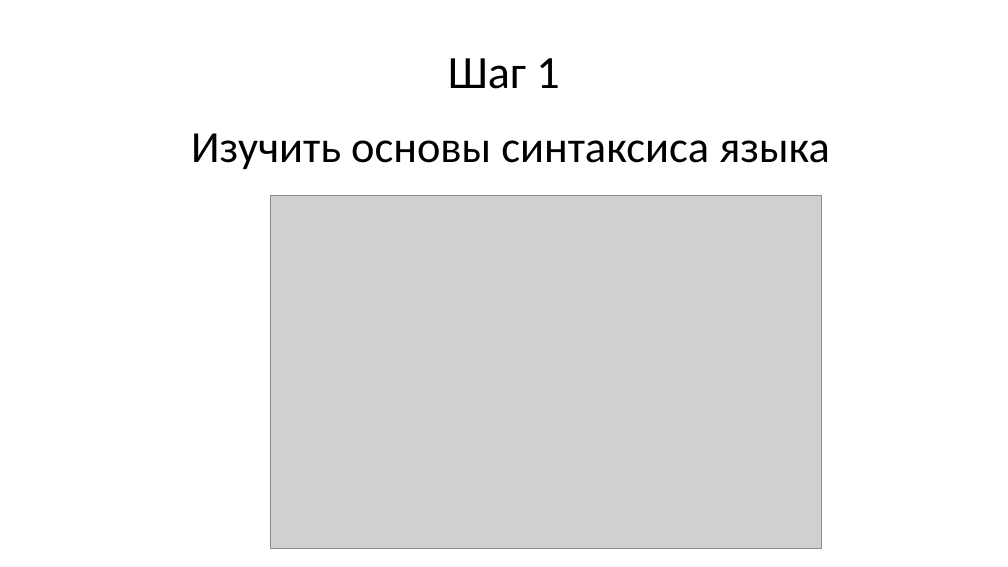
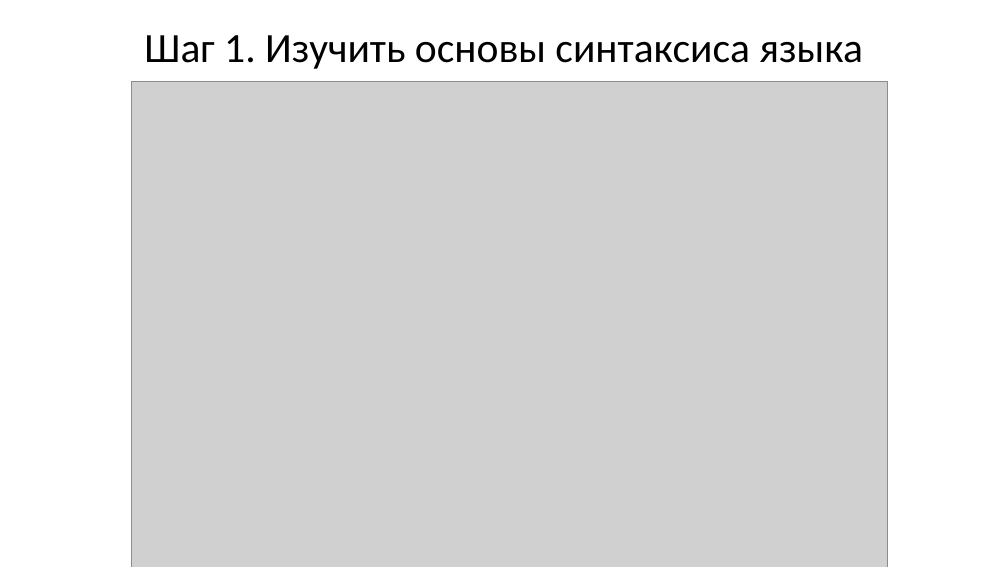
Before and after one commit to maxchv/LearnPython, a slide deck: slide 16 of webminar.pptx (slide 23 before the commit). Drawn at 1008x567 pixels with LibreOffice and Linux fonts; fonts in the diff are those of the drawing; grey boxes stand for pictures. Boxes give left, top, right and bottom in pixels: in the first picture for what was removed or moved away, otherwise in the second. Text is boxed around its words. In the diff, an @@ line names an element or a change of style, - is before the commit and + after.

```diff
--- a/webminar.pptx
+++ b/webminar.pptx
@@ title at (144,35,863,69): text changed; size 44 to 39.6 pt @@
-Шаг 1
+Шаг 1. Изучить основы синтаксиса языка
@@ picture: place and size @@
-picture at (271,195,821,548)
+picture at (132,81,887,567)
@@ text removed at (191,133,830,169) @@
-Изучить основы синтаксиса языка
```
Also in this commit, not shown: 12 other slides changed, 4 slides added, 12 slides removed.
